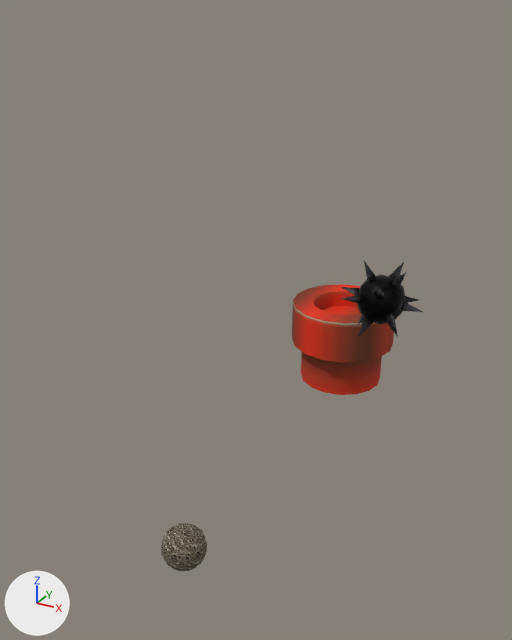
A saved change to the glTF model public/models/gltfScene/scene.gltf.
One viewpoint serves both versions: a camera (50 mm lens) standing at (11.5, -15.8, 17.1) and looking at (0.0, 5.2, 6.6). Arrows for +X, +Y and +Z are at lower left; the lights stay in place. Where no turn or scale is listed for an object, it has been applied to the vertices.

The first picture shows 'baller', 'pipe', 'spikey'.
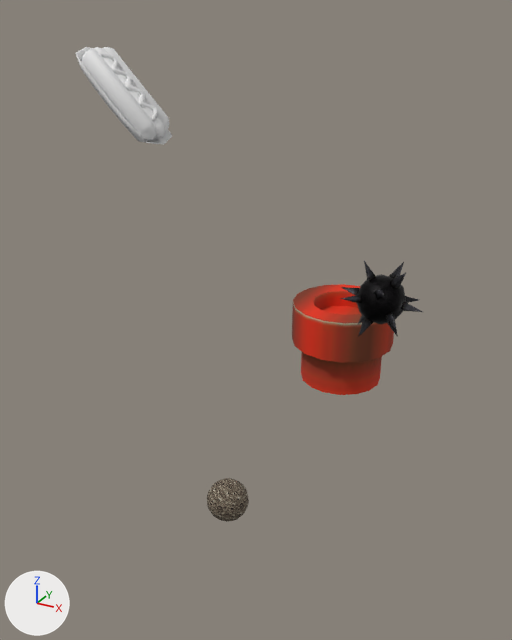
Where the change shows, as pixel boxes (x1, y1, x2, y2) in the pictures (512 x 640 px):
'hotdog', added: after (75, 47, 172, 145)
'baller', moved: before (161, 523, 207, 571); after (207, 478, 249, 522)

Patch to the scene script:
```diff
--- a/public/models/gltfScene/scene.gltf.py
+++ b/public/models/gltfScene/scene.gltf.py
@@ mat_hotdog @@
+mat_hotdog = principled_material('Hotdog')
+mat_hotdog.base_color = (0.8, 0.8, 0.8)  # white #e7e7e7
@@ me_hotdog_sphere @@
+me_hotdog_sphere.from_pydata(...)  # 369 vertices, 722 faces; spans x -0.86..1.25, y -0.63..0.63, z -0.86..1.25
+me_hotdog_sphere.materials.append(mat_hotdog)  # its picture is missing
@@ ob_baller @@
 ob_baller = bpy.data.objects.new('baller', me_moon)
-ob_baller.location = (0.0, 0.0, 0.0)
+ob_baller.location = (0.0, 2.94, 0.0)
@@ ob_hotdog @@
+ob_hotdog = bpy.data.objects.new('hotdog', me_hotdog_sphere)
+ob_hotdog.location = (0.21, -2.0, 15.0)
```
